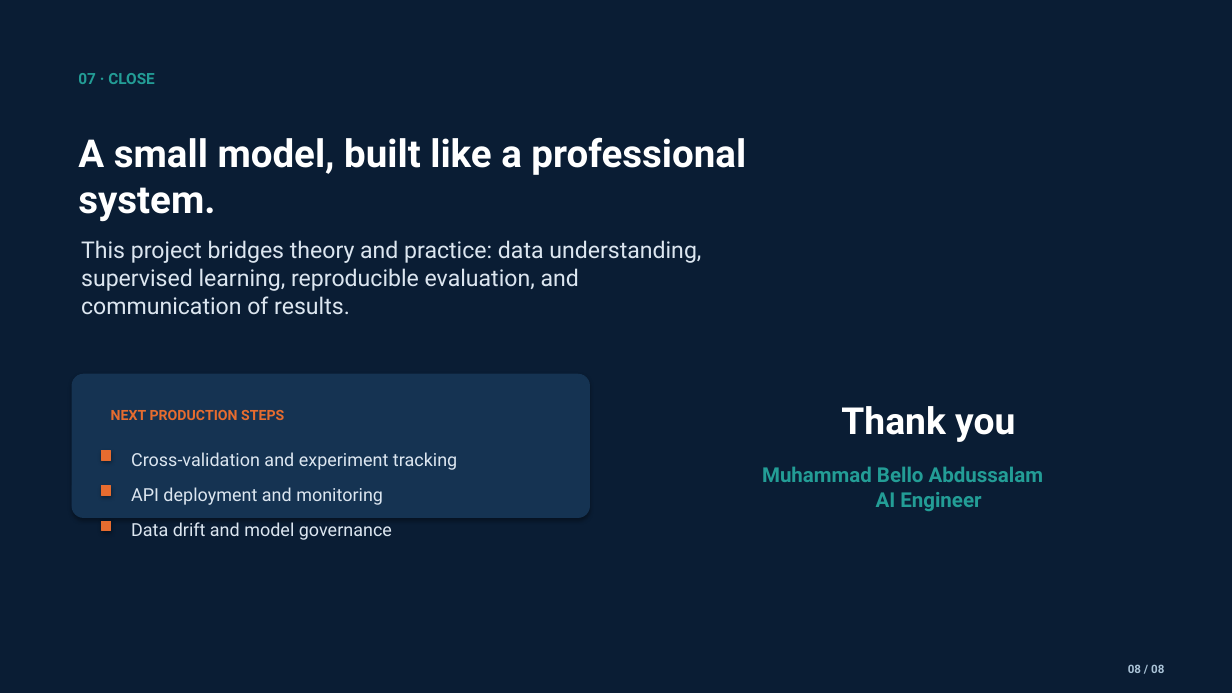
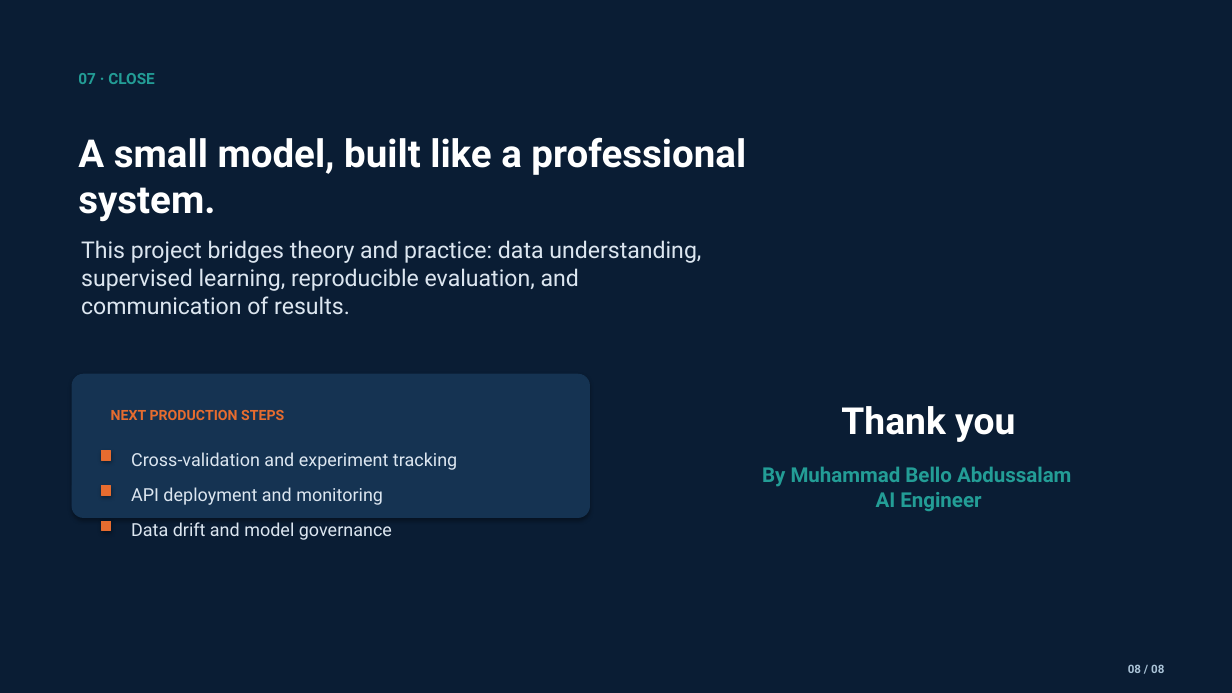
Before and after one commit to Belloblaze-web3/ai-classification-internship-project, a slide deck: slide 8 of Iris_AI_Classification_Internship_Submission.pptx. Drawn at 1232x693 pixels with LibreOffice and Linux fonts; fonts in the diff are those of the drawing. Boxes give left, top, right and bottom in pixels: in the first picture for what was removed or moved away, otherwise in the second. Text is boxed around its words. In the diff, an @@ line names an element or a change of style, - is before the commit and + after.

Commit message:
Add author prefix to presentation closing slide

```diff
--- a/Iris_AI_Classification_Internship_Submission.pptx
+++ b/Iris_AI_Classification_Internship_Submission.pptx
@@ text at (762, 466, 1071, 511): text changed @@
-Muhammad Bello Abdussalam
-AI Engineer
+By Muhammad Bello Abdussalam
+AI Engineer
```
Also in this commit, not shown: 2 other files.
